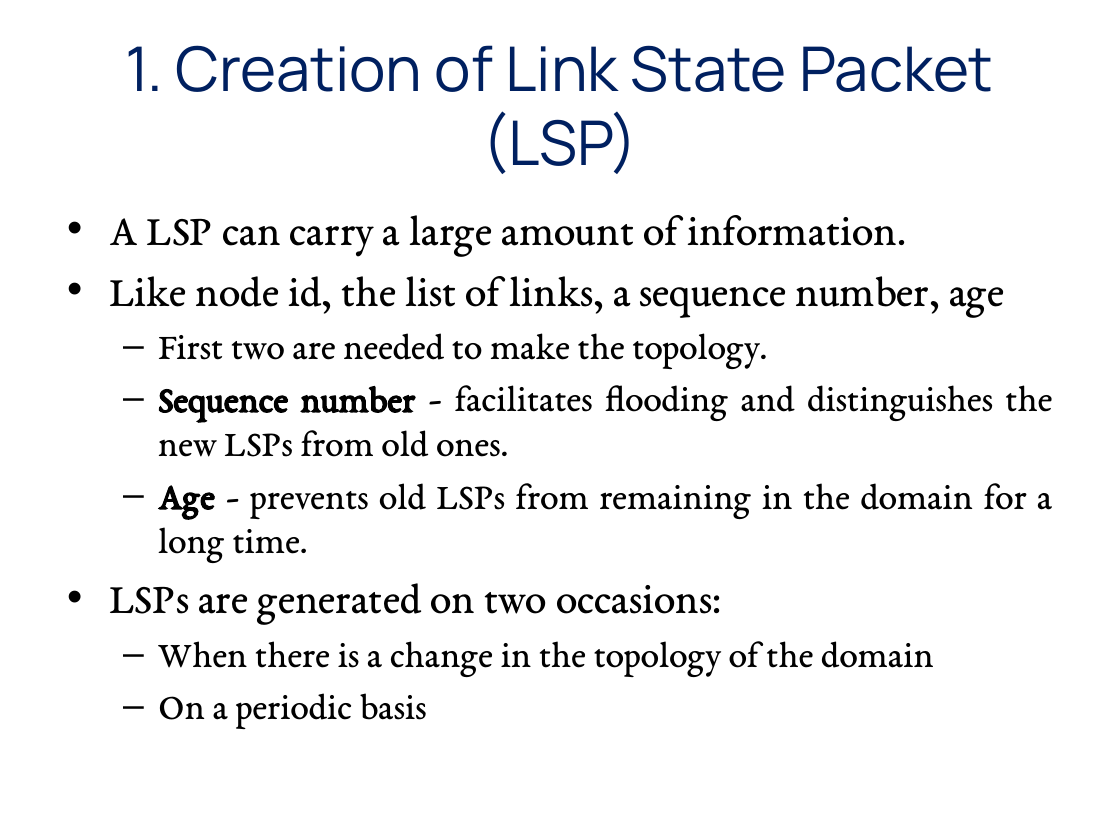
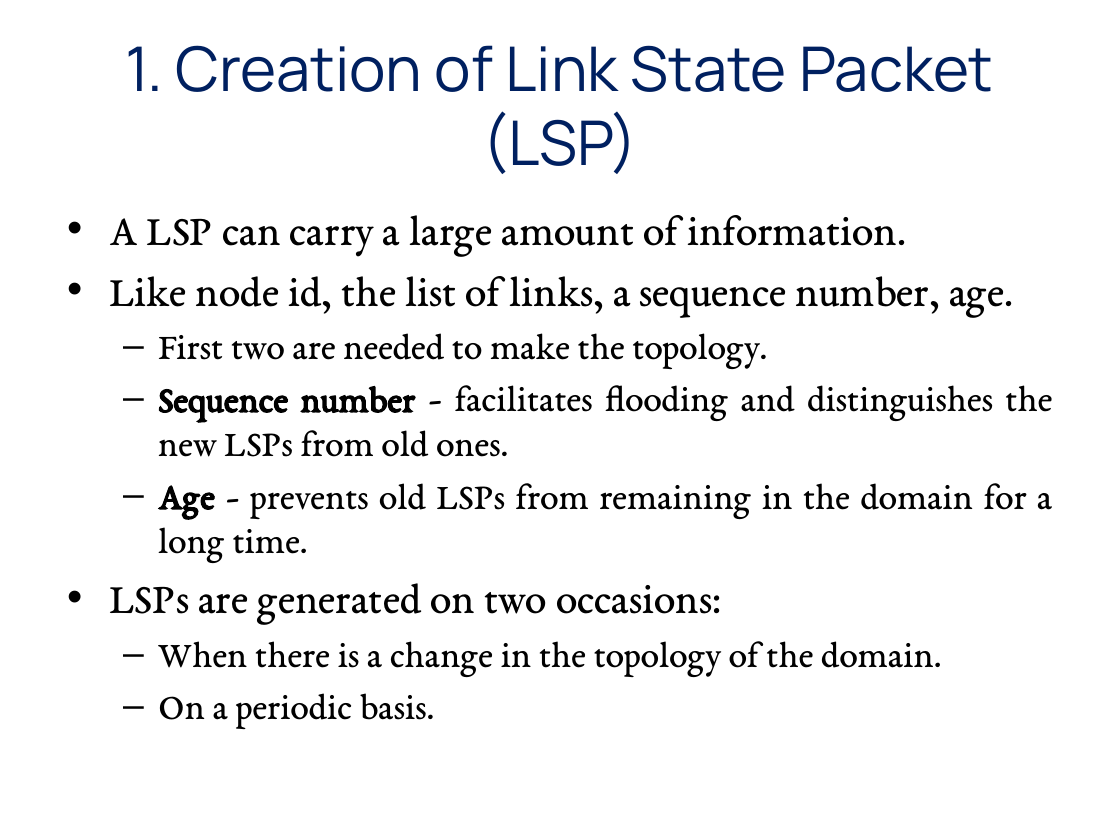
Before and after one commit to GeneralNitin/S6, a slide deck: slide 7 of 03. Computer Networks/PPTs/3.2. LSR, OSPF.pptx. Drawn at 1120x840 pixels with LibreOffice and Linux fonts; fonts in the diff are those of the drawing. Boxes give left, top, right and bottom in pixels: in the first picture for what was removed or moved away, otherwise in the second. Text is boxed around its words. In the diff, an @@ line names an element or a change of style, - is before the commit and + after.

```diff
--- a/03. Computer Networks/PPTs/3.2. LSR, OSPF.pptx
+++ b/03. Computer Networks/PPTs/3.2. LSR, OSPF.pptx
@@ text at bbox=[109, 276, 1014, 317]: text changed @@
-• Like node id, the list of links, a sequence number, age
+• Like node id, the list of links, a sequence number, age.
@@ text at bbox=[158, 641, 941, 728]: text changed @@
-  – When there is a change in the topology of the domain
-  – On a periodic basis
+  – When there is a change in the topology of the domain.
+  – On a periodic basis.
```
Also in this commit, not shown: 3 other slides changed, 13 slides added, 12 slides removed, 6 other files.
